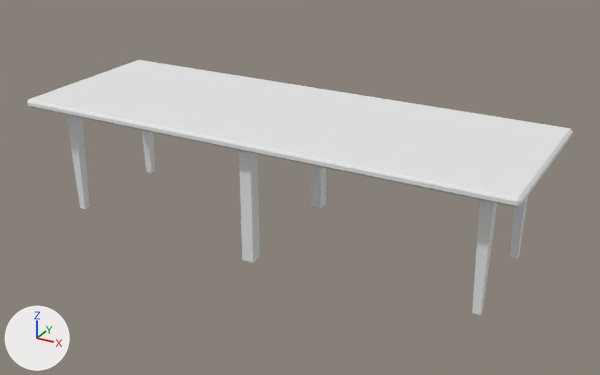
One commit to the glTF model public/models/furniture/office/meeting-table/meeting-table-00.glb: the scene before it, then after it.
Both versions are drawn from a 50 mm camera at (2.21, -3.85, 2.22) aimed at (0.08, 0.01, 0.29). Arrows for +X, +Y and +Z are at lower left; the lights stay in place. The picture after the commit comes second. Where no turn or scale is listed for an object, it has been applied to the vertices. Vertices at exactly the same position are counted once.

Names of what the first picture shows: 'meeting_table_00'.
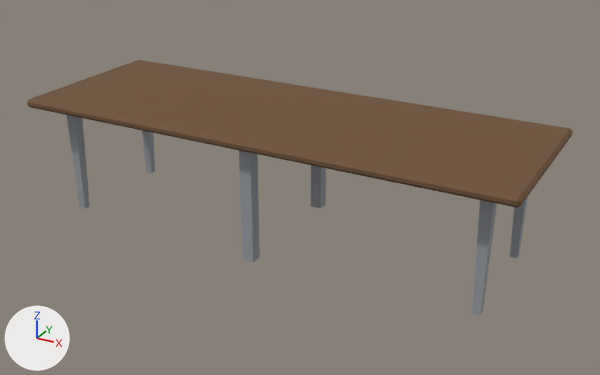
What differs and where, as boxes (x1, y1, x2, y2) in the pictures (600 x 375 px):
'meeting_table_00', recoloured (darker): (27, 60, 573, 315) in both

Patch to the scene script:
```diff
--- a/public/models/furniture/office/meeting-table/meeting-table-00.glb.py
+++ b/public/models/furniture/office/meeting-table/meeting-table-00.glb.py
@@ mat_lowpolykit @@
 n0 = _N.new('ShaderNodeBsdfPrincipled'); n0.name = 'Principled BSDF'
 n1 = _N.new('ShaderNodeOutputMaterial'); n1.name = 'Material Output'
+n2 = _N.new('ShaderNodeMix'); n2.name = 'Mix'
+n2.data_type = 'RGBA'
+n2.blend_type = 'MULTIPLY'
+n2.inputs[0].default_value = 1.0  # 'Factor'
+n2.inputs[7].default_value = (0.8, 0.8, 0.8, 1.0)  # 'B', white #e7e7e7
+n3 = _N.new('ShaderNodeVertexColor'); n3.name = 'Color Attribute'
 _L.new(n0.outputs[0], n1.inputs[0])  # 'BSDF' to 'Surface'
+_L.new(n2.outputs[2], n0.inputs[0])  # 'Result' to 'Base Color'
+_L.new(n3.outputs[0], n2.inputs[6])  # 'Color' to 'A'
@@ me_meeting_table_00 @@
 me_meeting_table_00.from_pydata(...)  # 72 vertices, 104 faces; spans x -1.46..1.46, y -0.52..0.52, z -0.37..0.37
 # used by ob_meeting_table_00; location = (0.0, 0.0, 0.366)
+# me_meeting_table_00 part 1: vertex colours changed
 me_meeting_table_00.materials.append(mat_lowpolykit)
```
